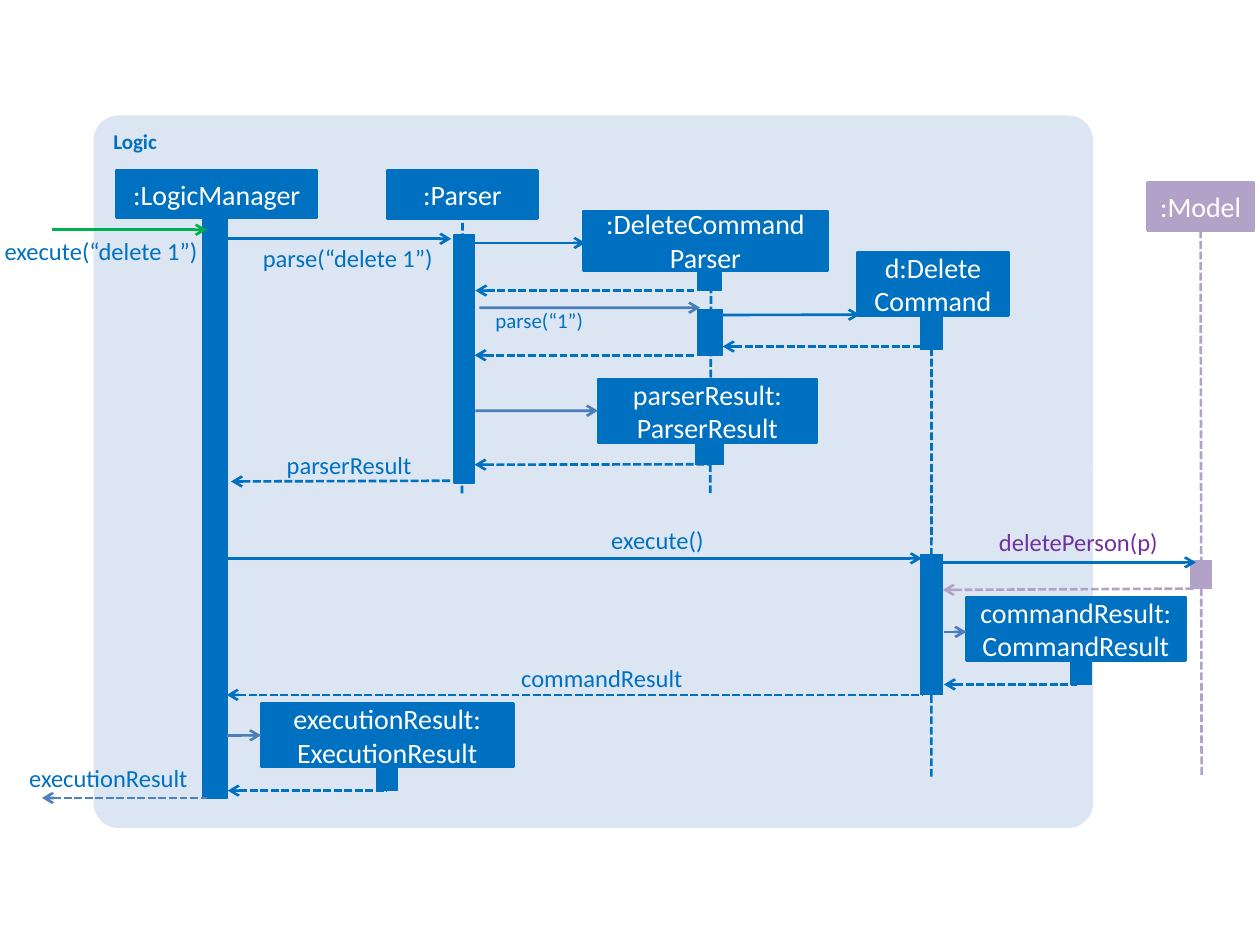
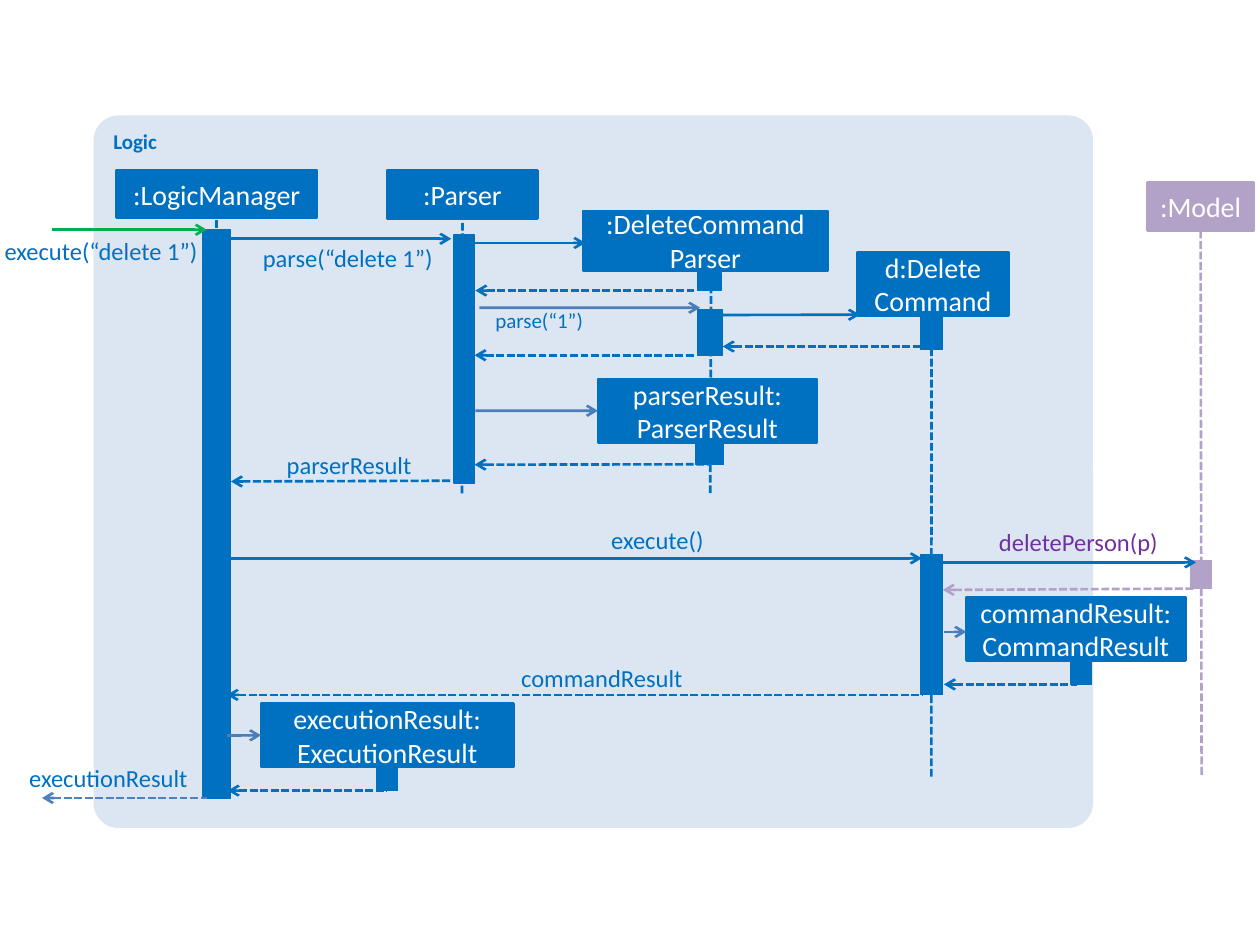
Before and after one commit to se-edu/addressbook-level4, a slide deck: slide 1 of docs/diagrams/LogicComponentSequenceDiagram.pptx. Drawn at 1260x945 pixels with LibreOffice and Linux fonts; fonts in the diff are those of the drawing. Boxes give left, top, right and bottom in pixels: in the first picture for what was removed or moved away, otherwise in the second. Text is boxed around its words. In the diff, an @@ line names an element or a change of style, - is before the commit and + after.

```diff
--- a/docs/diagrams/LogicComponentSequenceDiagram.pptx
+++ b/docs/diagrams/LogicComponentSequenceDiagram.pptx
@@ rectangle: place and size @@
-rectangle at bbox=[203, 218, 228, 798]
+rectangle at bbox=[203, 229, 231, 798]
@@ line added from (217, 220) to (217, 578), #0070C0 1.5 pt dashed @@
```
Also in this commit, not shown: 8 other files.
